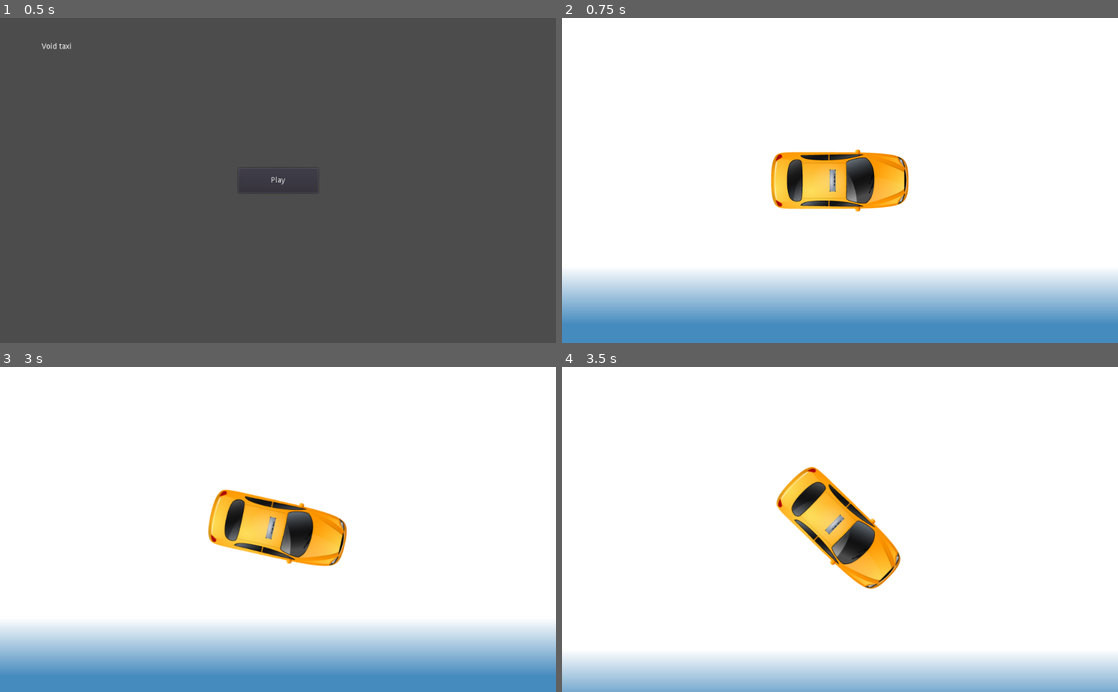
Above: before the commit, frames 1-4 (two rows, left to right).
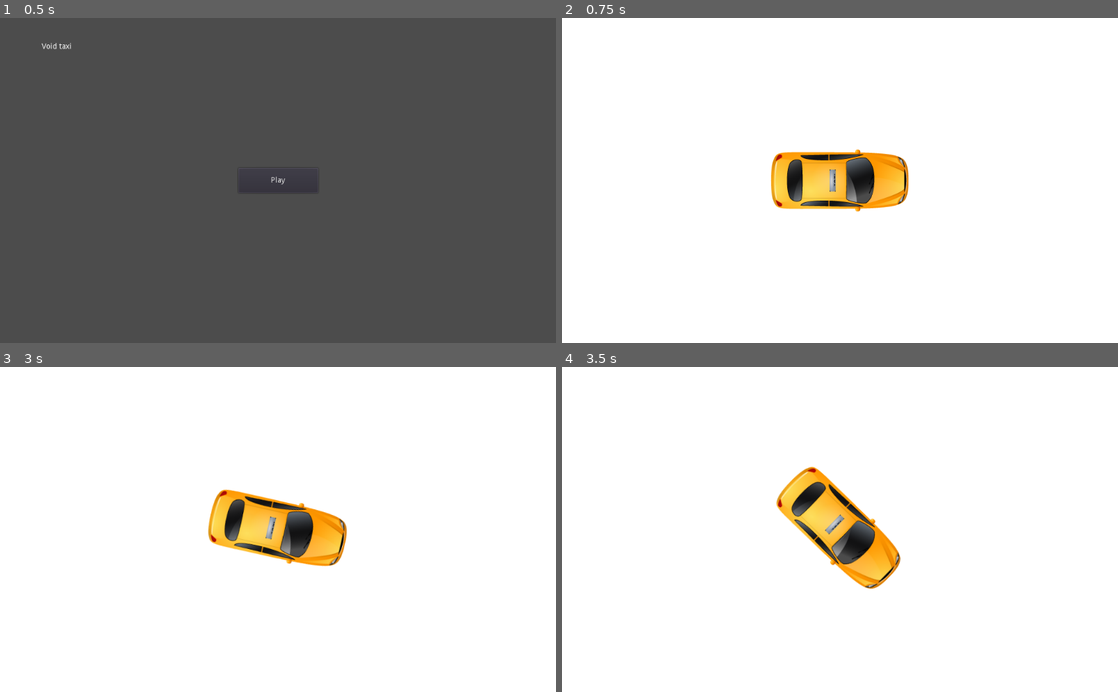
Above: after the commit, the same moments.

Repository: game-jam-team-gut/void-taxi
Game: Godot game, scene res://MainMenu.tscn
Same seed, same stepped clock (60 frames per second), same inputs: the game is played once before the commit and once after it. The engine's default icon, where the game draws it, is replaced by a stand-in: a white triangle on a blue panel in a dark square.
Inputs:
- Up to frame 1 (0.5 s): no input
- Up to frame 2 (0.75 s): click "Play" at 0.5 s
- Up to frame 3 (3 s): tap Enter at 1.25, 2.75 s; hold Right (ui_right) 1.28-2.03 s; tap Space at 2 s; hold Down (ui_down) 2.03-2.78 s; hold Right (ui_right) from 2.78 s (still down)
- Up to frame 4 (3.5 s): keep holding Right (ui_right)

Frame 1 is identical in both runs. In frame 2, 21% of the frame differs, in the area x 0-100%, y 78-100%; in frame 3, 21%; in frame 4, 11%.

Commit message:
Taxi movement fixes

Diff:
--- a/KinematicBody2D.gd
+++ b/KinematicBody2D.gd
@@ -1,34 +1,39 @@
 extends KinematicBody2D
 
-export (int) var speed = 0 #początkowa szybkość
-export (float) var rotation_speed = 1.1 #współczynnik obrotu
+export (int) var speed = 0 #initial speed
+export (float) var rotation_speed = 1.1 #rotation factor
 
-var velocity = Vector2() #prędkość
-var rotation_dir #kierunek obrotu
+var velocity = Vector2()
+var rotation_dir #rotation direction
 
 func get_input():
-	rotation_dir = 0 #początkowy kierunek obrotu
+	rotation_dir = 0 #initial rotation direction
 	velocity = Vector2()
-	if Input.is_action_pressed('ui_right'): #prawo
-		if(speed>55 or speed<-55): #obrót zależny od szybkości, żeby nie dało się obracać w miejscu
-			rotation_dir += 1 #kierunek obrotu
-	if Input.is_action_pressed('ui_left'): #lewo
-		if(speed>55 or speed<-55): #obrót zależny od szybkości, żeby nie dało się obracać w miejscu
-			rotation_dir -= 1 #kierunek obrotu
-	if Input.is_action_pressed('ui_up'): #przód
-		if (speed < 440): #maksymalna szybkość do przodu
-			speed=speed+4 #przyspieszenie do przodu
+	if Input.is_action_pressed('ui_right'): #right
+		if(speed>55 or speed<-55): #rotation depending on the speed, so you can't turn in place
+			rotation_dir += 1 #rotation direction
+	if Input.is_action_pressed('ui_left'): #left
+		if(speed>75 or speed<-75): #rotation depending on the speed, so you can't turn in place
+			rotation_dir -= 1 #rotation direction
+	if Input.is_action_pressed('ui_up'): #forward
+		if (speed < 440): #maximum speed forward
+			speed=speed+4 #forward acceleration
 		velocity = Vector2(speed, 0).rotated(rotation)
-	else: speed=speed-4 #nie usuwać mi tego
-	if Input.is_action_pressed('ui_down'): #tył
-		if (speed > -220): #maksymalna szybkość do tyłu
-			speed=speed-2 #przyspieszenie do tyłu
+	else: speed=speed-4 #don't delete
+	if Input.is_action_pressed('ui_down'): #backwards
+		if (speed > -220): #maximum speed backwards
+			speed=speed-2 #backwards acceleration
 			if(speed>0):
-				speed=speed-8 #hamowanie
+				speed=speed-32 #brakes
 		velocity = Vector2(speed, 0).rotated(rotation)
-	else: speed=speed+4 #nie usuwać mi tego
-	if InputDefault: #utrzymanie prędkości
+	else: speed=speed+4 #don't delete
+	if InputDefault: #continuous drive at the last registered speed after no user input
 		velocity = Vector2(speed, 0).rotated(rotation)
+	if Input.is_action_pressed('ui_up')==false and Input.is_action_pressed('ui_down')==false: #slowing down after no user input
+		if (speed > 0):
+			speed=speed-4
+		elif (speed < 0):
+			speed=speed+2
 
 func _physics_process(delta):
 	get_input()
--- a/Void.tscn
+++ b/Void.tscn
@@ -14,8 +14,8 @@
 [node name="ParallaxLayer" type="ParallaxLayer" parent="ParallaxBackground"]
 
 [node name="Sprite" type="Sprite" parent="ParallaxBackground/ParallaxLayer"]
-position = Vector2( 510.159, 297.426 )
-scale = Vector2( 119.024, 107.079 )
+position = Vector2( 510.16, 297.427 )
+scale = Vector2( 307.236, 357.483 )
 texture = ExtResource( 3 )
 
 [node name="KinematicBody2D" type="KinematicBody2D" parent="."]
